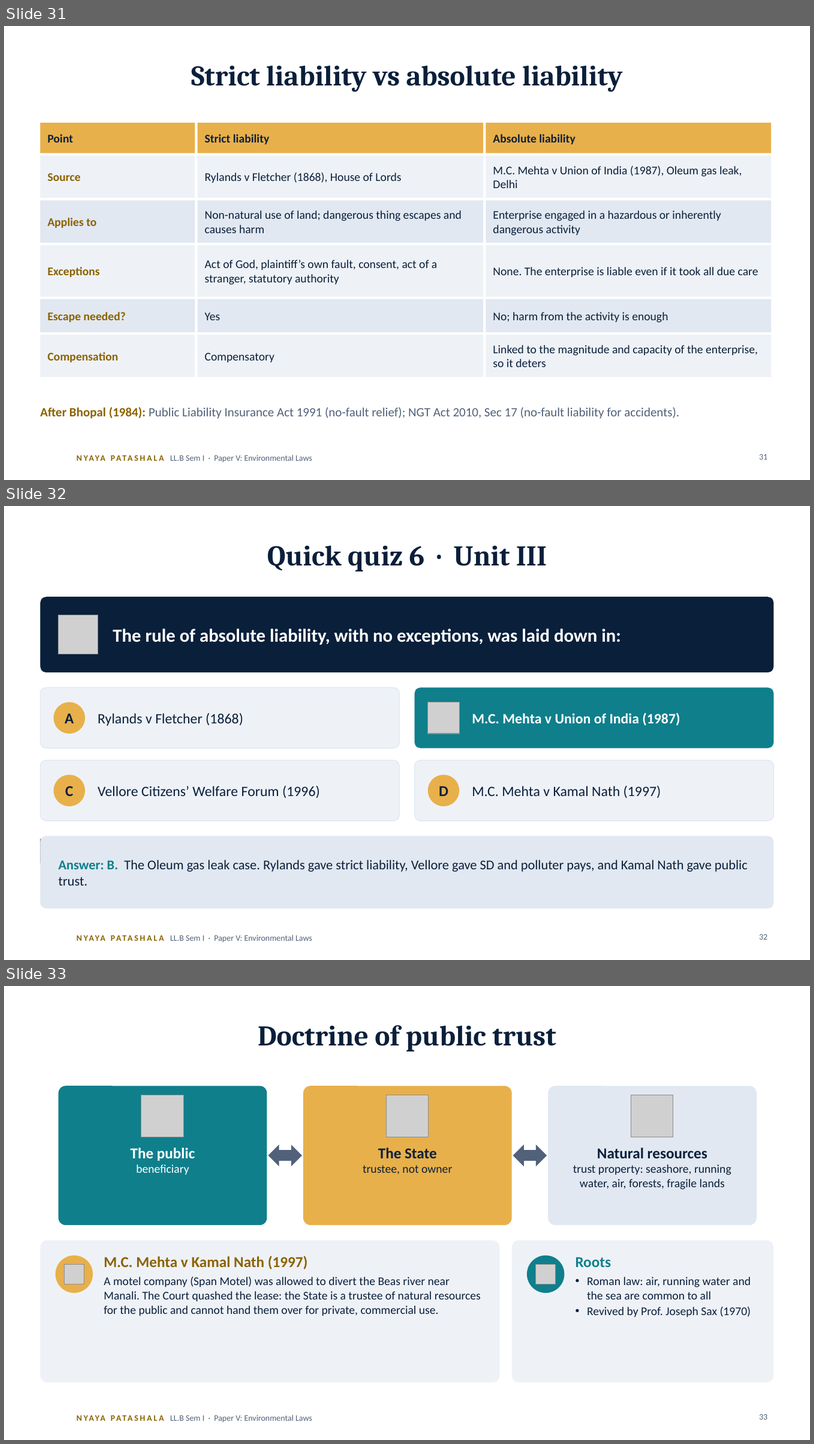
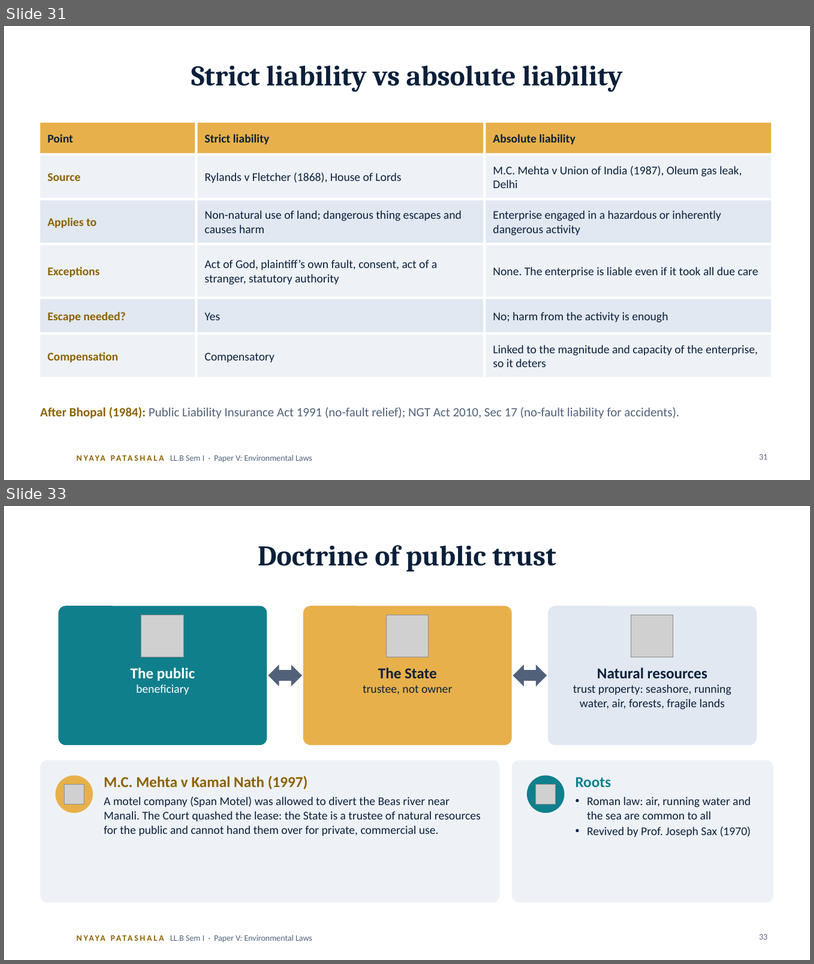
Before and after one commit to missioncivils92/current-affairs-Dasari-Mounika-, a slide deck: law/llb-sem1-environmental-laws/Environmental-Laws-Decoded_CLICK-animations.pptx. Shown one above the other, each under a label of ours: slides 31, 32 and 33 before the commit, slides 31 and 33 after it; the slides between them are not shown. The pictures are 814x1444 and 814x964 pixels, drawn with LibreOffice and Linux fonts; fonts in the diff are those of the drawing; grey boxes stand for pictures; background and template pictures are left out. Boxes give left, top, right and bottom in pixels: in the first picture for what was removed or moved away, otherwise in the second. Text is boxed around its words. In the diff, an @@ line names an element or a change of style, - is before the commit and + after.

```diff
--- a/law/llb-sem1-environmental-laws/Environmental-Laws-Decoded_CLICK-animations.pptx
+++ b/law/llb-sem1-environmental-laws/Environmental-Laws-Decoded_CLICK-animations.pptx
@@ slide 32 removed at box(4, 506, 810, 960), background #FFFFFF; not listed: 2 template elements that a slide beside it also shows @@
@@ title removed at box(267, 546, 547, 571) @@
-Quick quiz 6 · Unit III
@@ rounded rectangle removed at box(40, 597, 774, 672) @@
@@ picture removed at box(59, 615, 98, 654) @@
@@ text removed at box(113, 628, 621, 645) @@
-The rule of absolute liability, with no exceptions, was laid down in:
@@ rounded rectangle removed at box(40, 687, 399, 748) @@
@@ ellipse removed at box(54, 702, 85, 733) @@
@@ rounded rectangle removed at box(415, 687, 774, 748) @@
@@ rounded rectangle removed at box(415, 687, 774, 748) @@
@@ picture removed at box(428, 702, 459, 733) @@
@@ text removed at box(65, 713, 74, 723) @@
-A
@@ text removed at box(98, 713, 243, 726) @@
-Rylands v Fletcher (1868)
@@ text removed at box(472, 712, 677, 726) @@
-M.C. Mehta v Union of India (1987)
@@ text removed at box(545, 712, 680, 726) @@
-M.C. Mehta v Union of India (1987)
@@ rounded rectangle removed at box(40, 760, 399, 820) @@
@@ ellipse removed at box(54, 775, 85, 806) @@
@@ rounded rectangle removed at box(415, 760, 774, 820) @@
@@ ellipse removed at box(428, 775, 459, 806) @@
@@ text removed at box(65, 786, 73, 796) @@
-C
@@ text removed at box(98, 785, 320, 798) @@
-Vellore Citizens’ Welfare Forum (1996)
@@ text removed at box(439, 786, 449, 796) @@
-D
@@ text removed at box(472, 785, 662, 798) @@
-M.C. Mehta v Kamal Nath (1997)
@@ picture removed at box(40, 839, 65, 863) @@
@@ rounded rectangle removed at box(40, 835, 774, 908) @@
@@ text removed at box(59, 859, 748, 885) @@
-Answer: B. The Oleum gas leak case. Rylands gave strict liability, Vellore gave SD and polluter pays, and Kamal Nath gave public trust.
@@ page number removed at box(759, 934, 768, 939) @@
-32
```
Also in this commit, not shown: 5 slides changed, 21 slides added, 7 other slides removed, 4 other files.
